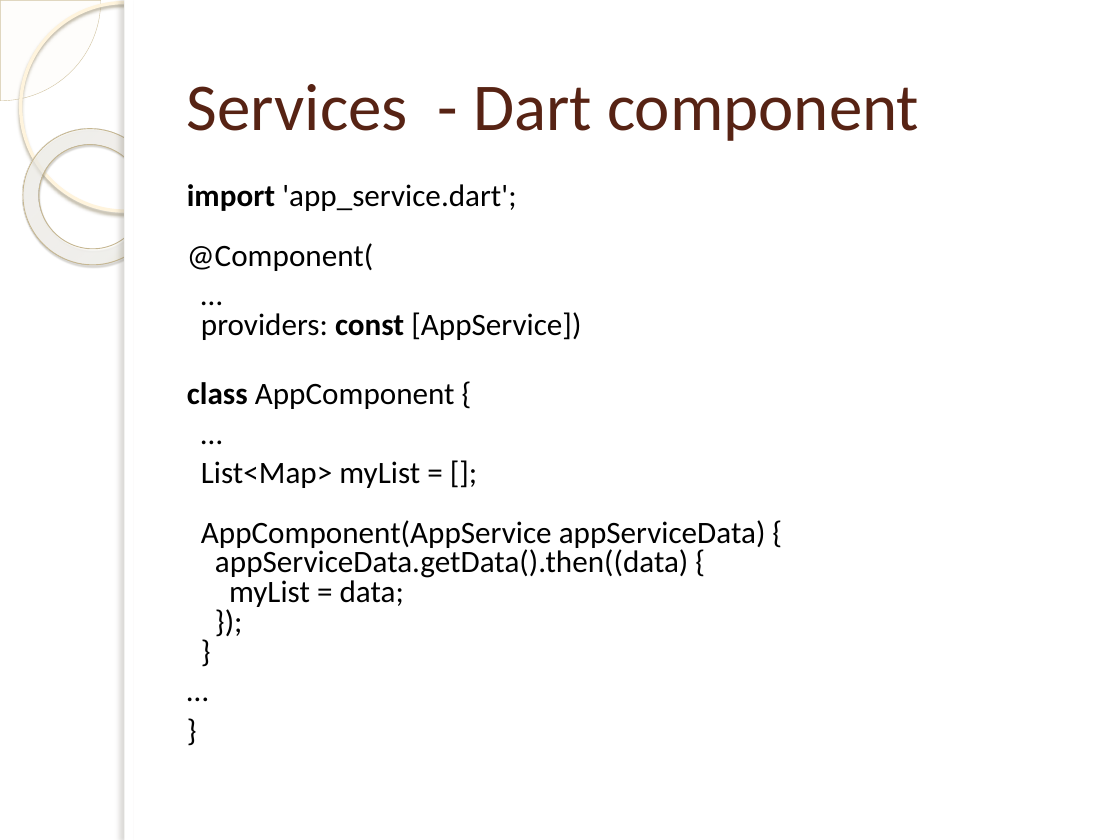
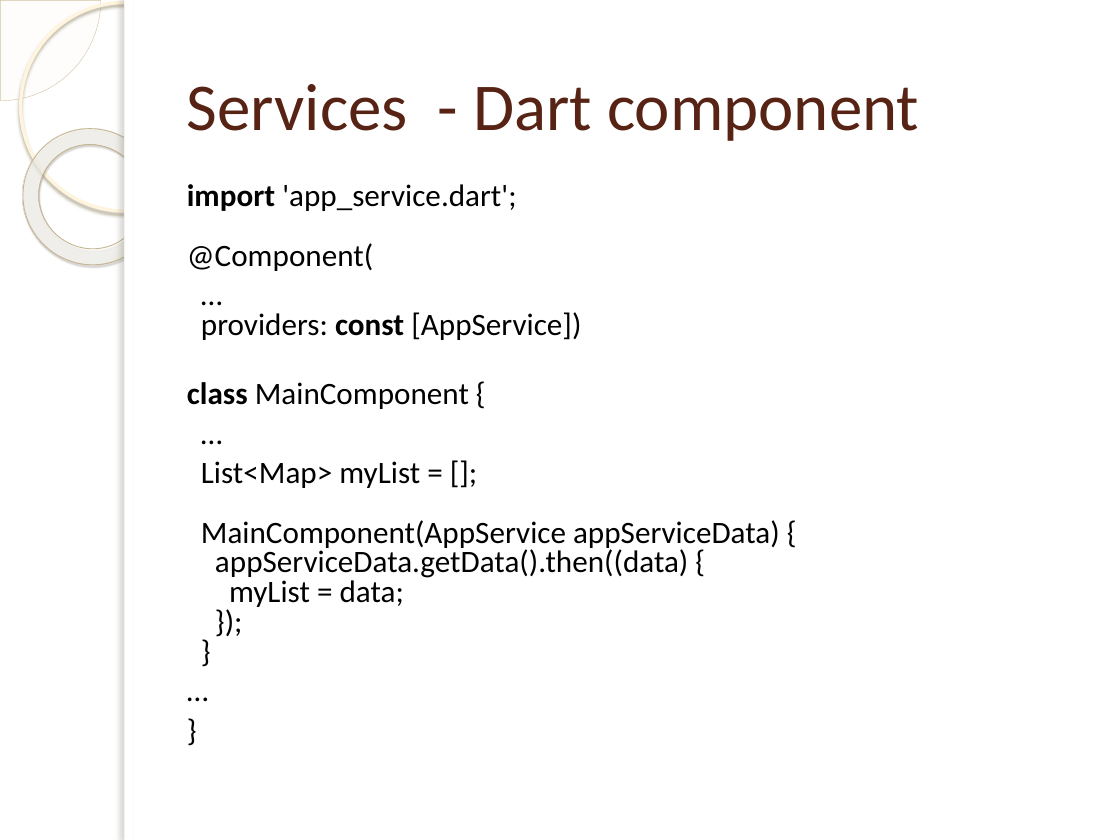
Before and after one commit to cdnielson/angular2presentation, a slide deck: slide 27 of Angular 2.pptx. Drawn at 1120x840 pixels with LibreOffice and Linux fonts; fonts in the diff are those of the drawing; background and template pictures are left out. Boxes give left, top, right and bottom in pixels: in the first picture for what was removed or moved away, otherwise in the second. Text is boxed around its words. In the diff, an @@ line names an element or a change of style, - is before the commit and + after.

```diff
--- a/Angular 2.pptx
+++ b/Angular 2.pptx
@@ text at [187,382,469,409]: text changed @@
-class AppComponent {
+class MainComponent {
@@ text at [201,461,780,607]: text changed @@
-List<Map> myList = [];
-AppComponent(AppService appServiceData) {
-appServiceData.getData().then((data) {
-myList = data;
-});
-}
+List<Map> myList = [];
+MainComponent(AppService appServiceData) {
+appServiceData.getData().then((data) {
+myList = data;
+});
+}
```
Also in this commit, not shown: 7 other slides changed, 3 other files.
